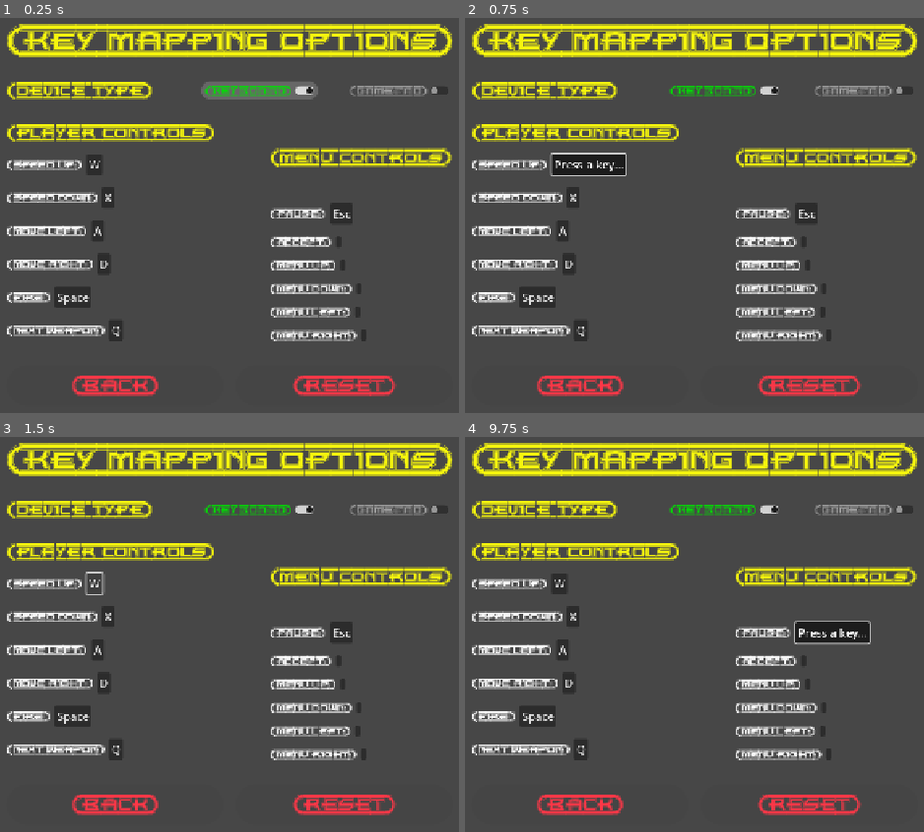
Above: before the commit, frames 1-4 (two rows, left to right).
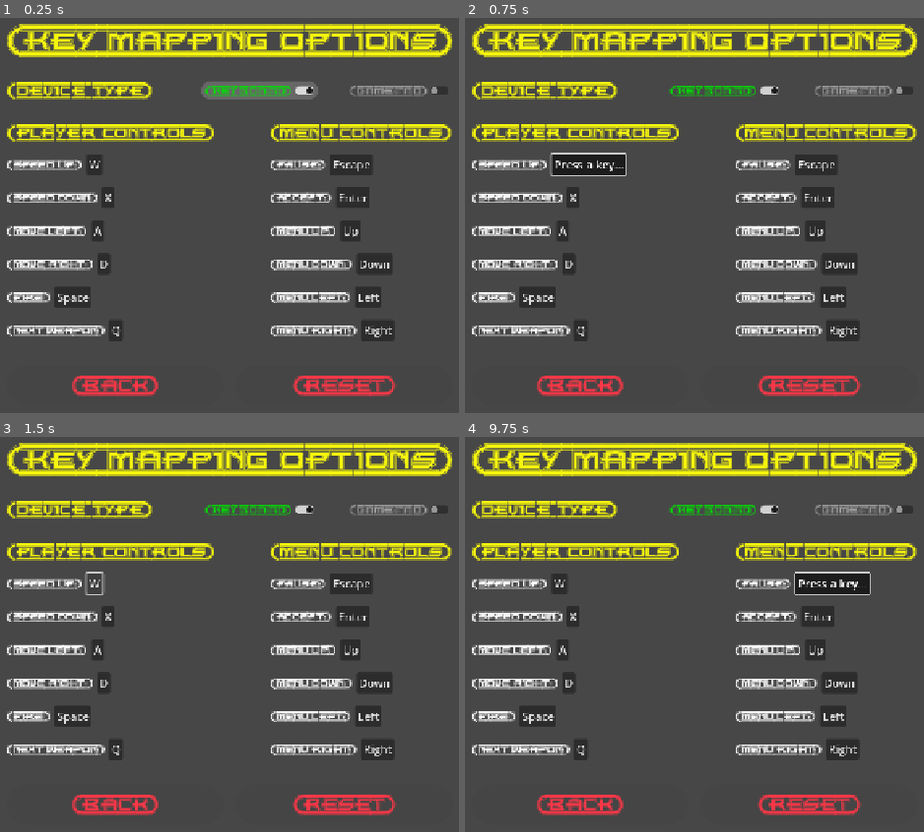
Above: after the commit, the same moments.

Repository: ikostan/SkyLockAssault
Game: Godot game, scene res://scenes/key_mapping_menu.tscn
The game is run twice, just before and just after one commit, with the same random seed, the same clock (stepped at 60 frames per second) and the same inputs. This scene is started directly instead of the project's main scene. Video files are missing from this copy of the repository; at most half a second of black plays in their place. Sound files missing from this copy of the repository are replaced by a short silence.
Inputs:
- Up to frame 1 (0.25 s): no input
- Up to frame 2 (0.75 s): click "W" at 0.5 s
- Up to frame 3 (1.5 s): click "Press a key..." at 1.25 s
- Up to frame 4 (9.75 s): click "X" at 2 s; click "Press a key..." at 2.75 s; click "A" at 3.5 s; click "Press a key..." at 4.25 s; click "D" at 5 s; click "Press a key..." at 5.75 s; click "Space" at 6.5 s; click "Press a key..." at 7.25 s; click "Q" at 8 s; click "Press a key..." at 8.75 s; click "Esc" (after the commit: "Escape") at 9.5 s

The runs differ from the first frame. In frame 1, 8.1% of the frame differs, in the area x 59-99%, y 26-82%; in frame 2, 8.1%; in frame 3, 8.1%; in frame 4, 9.0%.

Commit message:
Centralize event label lookup in Settings
Remove local get_event_label from input_remap_button and call Settings.get_event_label instead. Update update_button_text and remap logging to use the centralized function. Improve Settings.get_event_label to prefer physical_keycode, fall back to keycode for legacy/project-default cases, and return "Unbound" for zero codes to avoid blank labels during migration.

Diff:
--- a/scripts/input_remap_button.gd
+++ b/scripts/input_remap_button.gd
@@ -193,7 +193,7 @@
 	erase_old_event()
 	InputMap.action_add_event(action, new_event)
 	Globals.log_message(
-		"Remapped '%s' to '%s'" % [action, get_event_label(new_event)], Globals.LogLevel.DEBUG
+		"Remapped '%s' to '%s'" % [action, Settings.get_event_label(new_event)], Globals.LogLevel.DEBUG
 	)
 	finish_remap()
 
@@ -247,32 +247,4 @@
 # :rtype: void
 func update_button_text() -> void:
 	var ev: InputEvent = get_matching_event()
-	text = get_event_label(ev) if ev else "Unbound"
-
-
-# Get display label for any event type (uses custom dicts only)
-# Get label for event (key/button/axis).
-# :param event: Input event.
-# :type event: InputEvent
-# :rtype: String
-func get_event_label(event: InputEvent) -> String:
-	if event is InputEventKey:
-		# FIX: Use physical_keycode for layout-agnostic labels (QWERTY-based).
-		# This replaces the invalid 'key_label' and ensures consistency with your dict lookups.
-		# OS.get_keycode_string() converts the enum (e.g., KEY_SPACE) to a string like "Space".
-		return KEY_LABELS.get(event.physical_keycode, OS.get_keycode_string(event.physical_keycode))
-
-	if event is InputEventJoypadButton:
-		return JOY_BUTTON_LABELS.get(event.button_index, "Button " + str(event.button_index))
-
-	if event is InputEventJoypadMotion:
-		var axis_labels: Dictionary = JOY_AXIS_LABELS.get(event.axis, {})
-		var dir_key: float = event.axis_value  # +1 or -1
-		return axis_labels.get(
-			dir_key,
-			(
-				JOY_AXIS_BASE_LABELS.get(event.axis, "Axis " + str(event.axis))
-				+ (" +" if dir_key > 0 else " -")
-			)
-		)
-	return "Unbound"
+	text = Settings.get_event_label(ev) if ev else "Unbound"
--- a/scripts/settings.gd
+++ b/scripts/settings.gd
@@ -685,7 +685,20 @@
 ## :rtype: String
 static func get_event_label(ev: InputEvent) -> String:
 	if ev is InputEventKey:
-		return OS.get_keycode_string(ev.physical_keycode)
+		# Prefer physical_keycode (layout-independent),
+		# but it can be 0 for project defaults/migration.
+		var code: int = int(ev.physical_keycode)
+		if code == 0:
+			code = int(ev.keycode)
+
+		# Migration / project-default case:
+		# physical_keycode == 0 but keycode is valid
+		# Avoid returning OS.get_keycode_string(0) == "" (blank label).
+		if code == 0:
+			return "Unbound"
+
+		return OS.get_keycode_string(code)
+
 	if ev is InputEventJoypadButton:
 		match ev.button_index:
 			JOY_BUTTON_A:
